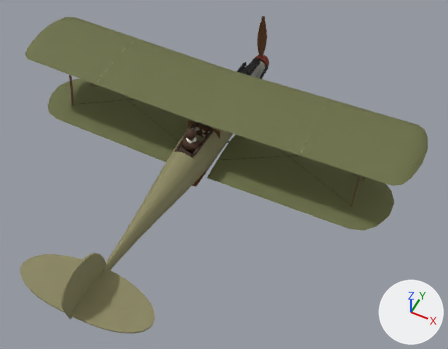
Two versions of the glTF model public/models/albatros_dii.glb, one commit apart.
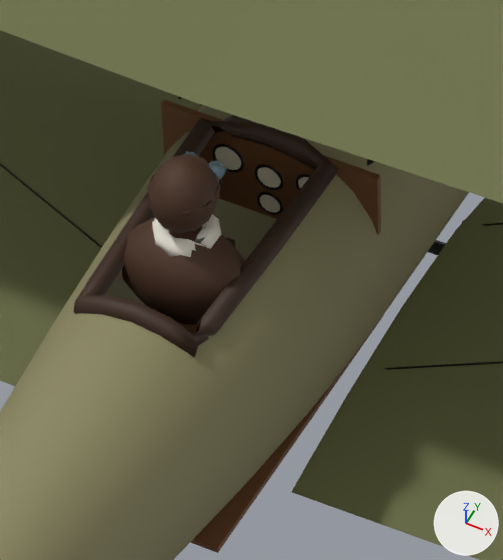
Old and new are each drawn whole from a camera (50 mm lens) standing at (4.46, -8.6, 9.17) and looking at (0.74, -1.15, -0.14) and again close up on the part from 37% to 53% of the width and 30% to 54% of the height. The axes (+X, +Y, +Z) are drawn at lower right. The lights are the same throughout. The first two pictures are the older version. Where no turn or scale is listed for an object, it has been applied to the vertices. Vertices at exactly the same position are counted once.

In view in the first close-up: 'Coaming', 'CockpitInterior', 'Fuselage', 'Gauge_Compass', 'Pilot_Figure', 'Wing_Lower_L', 'Wing_Lower_R', 'Wing_Upper_L', 'Wing_Upper_R', 'Wires' and 8 more.
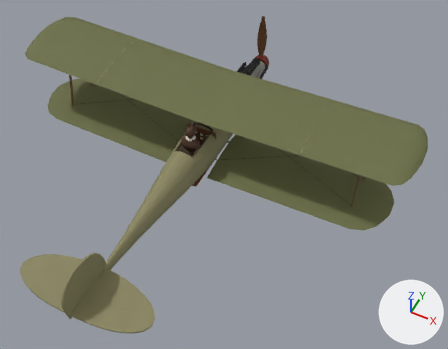
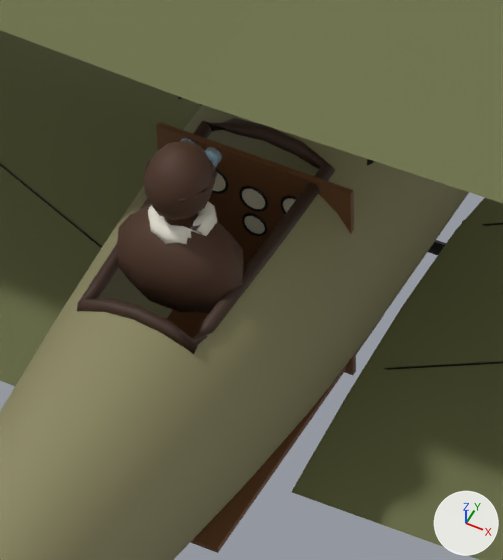
The change, as a list of edits to the scene's bpy script:
```text
Change me_cockpitinterior:
    used by ob_cockpitinterior; location = (0.0, 0.0, 0.0)
    remove me_cockpitinterior.from_pydata(...)  # 62 vertices, 96 faces; spans x -0.367..0.367, y -1.545..-0.445, z -0.342..0.417
    add me_cockpitinterior.from_pydata(...)  # 62 vertices, 96 faces; spans x -0.328..0.328, y -1.545..-0.445, z -0.36..0.425
    me_cockpitinterior part 1: the loose piece of 8 vertices spanning x -0.367..0.367, y -0.605..-0.585, z 0.097..0.417 is scaled about its middle by (0.894, 1, 2.45), then moved by (0.0, -0.1, -0.225)
Change me_coaming:
    used by ob_coaming; location = (0.0, 0.0, 0.0)
    remove me_coaming.from_pydata(...)  # 96 vertices, 192 faces; spans x -0.24..0.24, y -1.45..-0.58, z 0.337..0.487
    add me_coaming.from_pydata(...)  # 96 vertices, 192 faces; spans x -0.229..0.229, y -1.439..-0.591, z 0.347..0.477
    me_coaming part 2: 96 of 96 vertices moved; they spanned x -0.24..0.24, y -1.45..-0.58, z 0.337..0.487 and now span x -0.229..0.229, y -1.439..-0.591, z 0.347..0.477; mean shift (0.0, 0.0, 0.0)
Change me_pilot_figure:
    used by ob_pilot_figure; location = (0.0, 0.0, 0.0)
    remove me_pilot_figure.from_pydata(...)  # 304 vertices, 588 faces; spans x -0.205..0.205, y -1.265..-0.985, z 0.174..0.764
    add me_pilot_figure.from_pydata(...)  # 304 vertices, 588 faces; spans x -0.205..0.205, y -1.285..-1.005, z 0.244..0.834
    me_pilot_figure part 3: the whole mesh is moved by (0.0, -0.02, 0.07)
Change ob_gauge_compass:
    ob_gauge_compass.location: (0.0, -0.608, 0.157) -> (0.0, -0.708, 0.155)
```

Where the change shows, as pixel boxes [x1, y1, x2, y2] in the close-ups (503 x 560 px; the box of a moved part takes in the faces that stretch with it):
'Pilot_Figure', moved
    before: [122, 151, 245, 324]
    after: [117, 138, 244, 312]
'CockpitInterior', reshaped
    before: [161, 100, 384, 553]
    after: [156, 122, 384, 553]
'Coaming', reshaped
    before: [73, 115, 339, 357]
    after: [77, 118, 335, 354]
'Gauge_Compass', moved
    before: [260, 195, 280, 212]
    after: [244, 216, 265, 234]
part 1 of me_cockpitinterior, moved or reshaped
    before: [161, 100, 381, 235]
    after: [156, 122, 356, 375]
